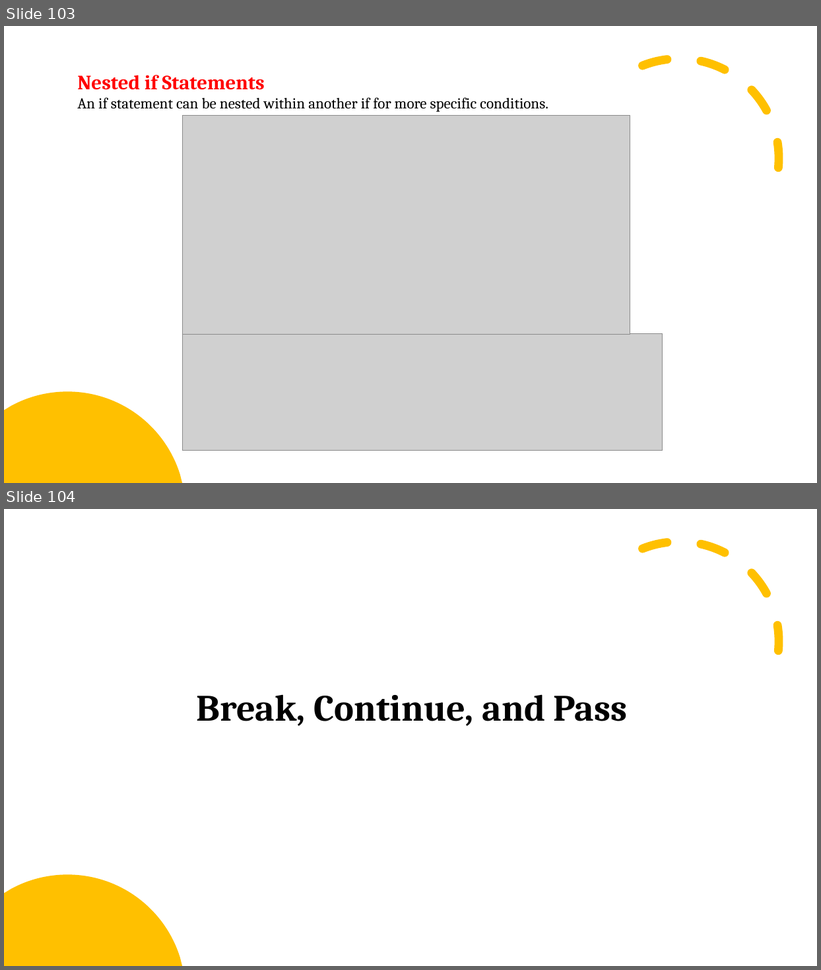
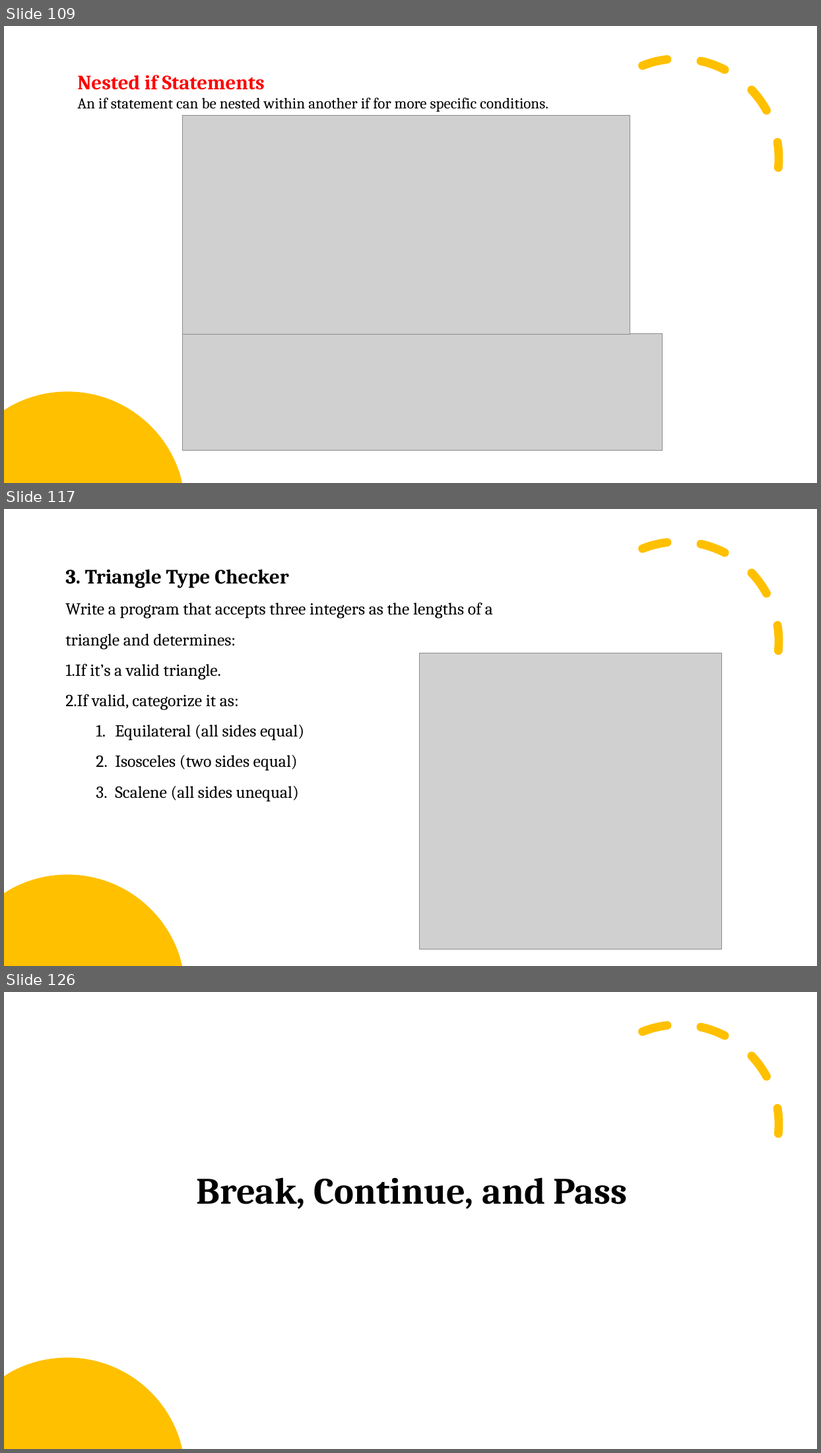
Before and after one commit to arrojuh/python_vishal, a slide deck: Learning_python.pptx. Shown one above the other, each under a label of ours: slides 103 and 104 before the commit, slides 109, 117 and 126 after it; the slides between them are not shown. The pictures are 821x970 and 821x1453 pixels, drawn with LibreOffice and Linux fonts; fonts in the diff are those of the drawing; grey boxes stand for pictures. Boxes give left, top, right and bottom in pixels: in the first picture for what was removed or moved away, otherwise in the second. Text is boxed around its words. In the diff, an @@ line names an element or a change of style, - is before the commit and + after.

```diff
--- a/Learning_python.pptx
+++ b/Learning_python.pptx
@@ slide 117 added at box(4, 509, 817, 966), background #FFFFFF @@
@@ arc (boxed as its full ellipse) added at box(548, 510, 811, 773), outline #FFC000 10 pt dashed @@
@@ text added at box(65, 569, 493, 801), 20 pt, text #000000 @@
+3. Triangle Type Checker
+Write a program that accepts three integers as the lengths of a triangle and determines:
+1. If it’s a valid triangle.
+2. If valid, categorize it as:
+  1. Equilateral (all sides equal)
+  2. Isosceles (two sides equal)
+  3. Scalene (all sides unequal)
@@ picture added at box(419, 653, 721, 949) @@
@@ freeform shape added at box(4, 875, 182, 966), fill #FFC000 @@
@@ what was slide 103 is now slide 109 @@
@@ what was slide 104 is now slide 126 @@
```
Also in this commit, not shown: 5 slides changed, 23 other slides added, 6 slides removed.
